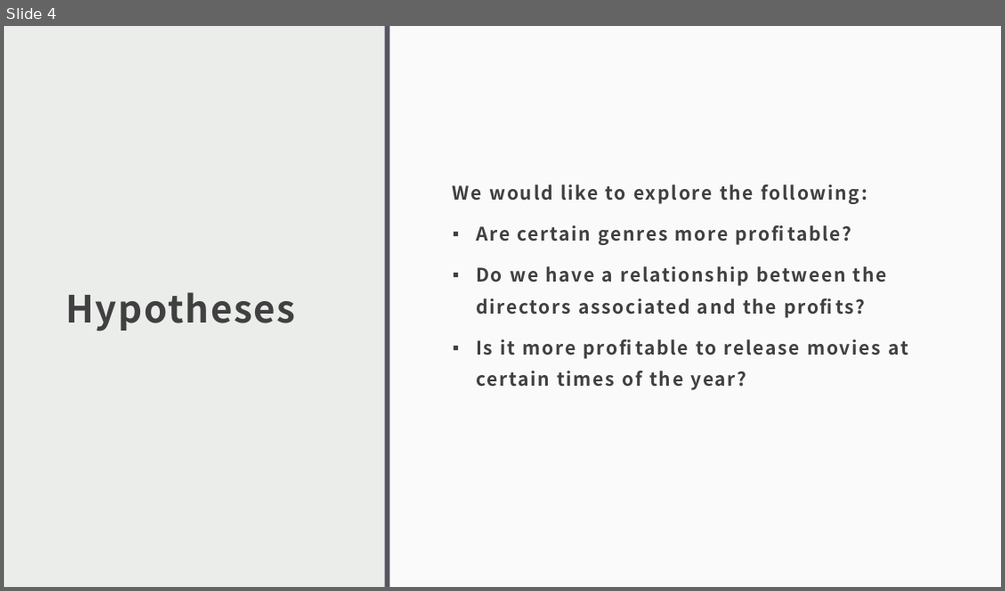
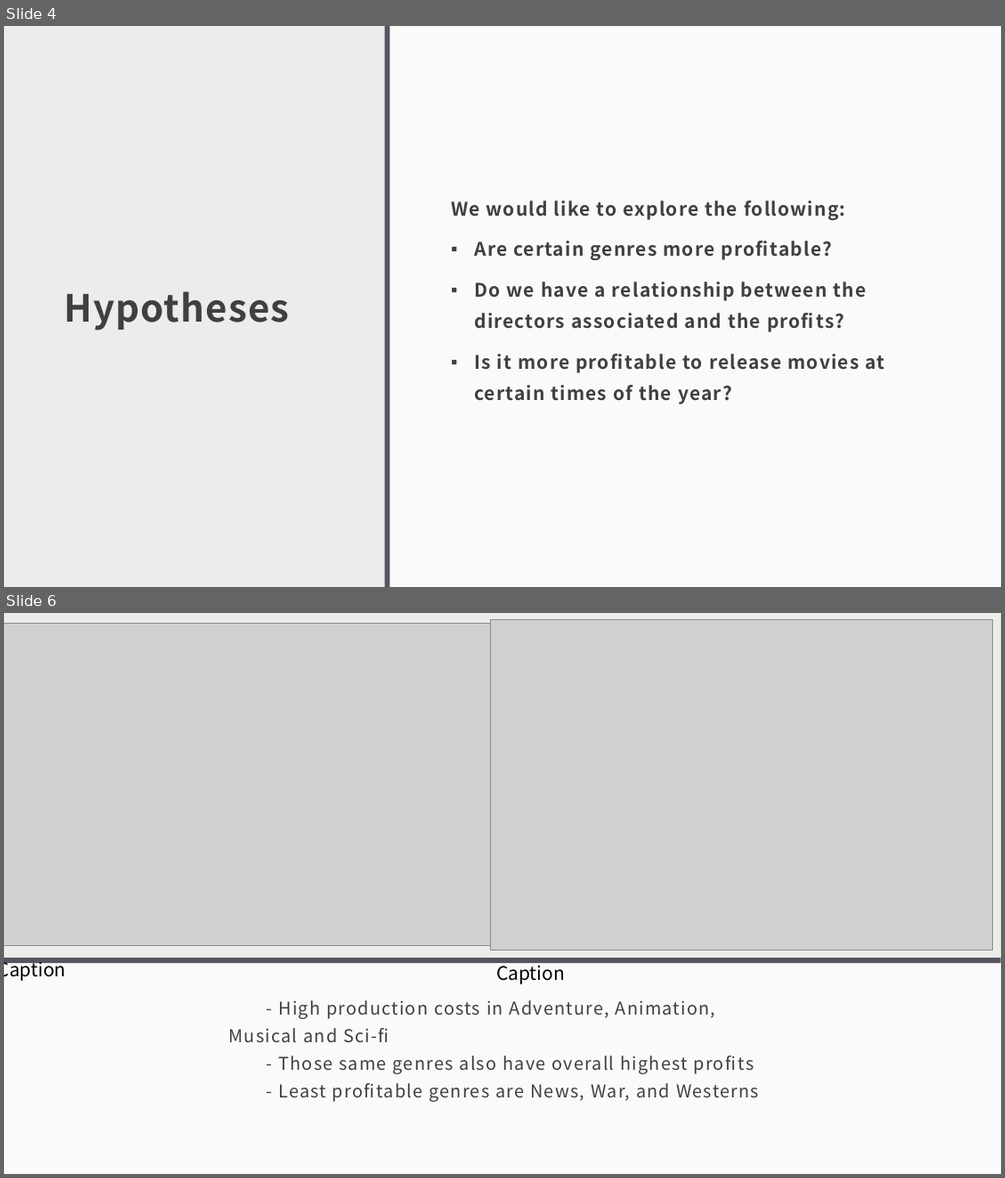
Before and after one commit to Wonuabimbola/analysis-of-the-film-industry, a slide deck: analysis_of_film_industry.pptx. Shown one above the other, each under a label of ours: slide 4 before the commit, slides 4 and 6 after it; the slides between them are not shown. The pictures are 1005x591 and 1005x1178 pixels, drawn with LibreOffice and Linux fonts; fonts in the diff are those of the drawing; grey boxes stand for pictures. Boxes give left, top, right and bottom in pixels: in the first picture for what was removed or moved away, otherwise in the second. Text is boxed around its words. In the diff, an @@ line names an element or a change of style, - is before the commit and + after.

```diff
--- a/analysis_of_film_industry.pptx
+++ b/analysis_of_film_industry.pptx
@@ slide 6 added at (x1=4, y1=613, x2=1001, y2=1174), background #EBEDEB @@
@@ picture added at (x1=4, y1=624, x2=503, y2=946) @@
@@ picture added at (x1=490, y1=619, x2=992, y2=949) @@
@@ rectangle added at (x1=4, y1=957, x2=1001, y2=1174), fill #FFFFFF at 75% opacity @@
@@ rectangle added at (x1=4, y1=957, x2=1001, y2=963), fill #595460 @@
@@ text added at (x1=4, y1=957, x2=66, y2=981), 18 pt, text #000000 @@
+Caption
@@ text added at (x1=496, y1=962, x2=565, y2=984), 18 pt, text #000000 @@
+Caption
@@ text added at (x1=229, y1=1000, x2=759, y2=1102), 17 pt, text #404040 @@
+  - High production costs in Adventure, Animation, Musical and Sci-fi
+  - Those same genres also have overall highest profits
+  - Least profitable genres are News, War, and Westerns
@@ slide 4 changed as well @@
@@ title "Hypotheses" at (x1=64, y1=291, x2=289, y2=330): letter spacing 1.5 to 1 pt @@
@@ text "We would like to explore ..." at (x1=451, y1=200, x2=885, y2=404): letter spacing 1.5 to 1 pt @@
```
Also in this commit, not shown: 5 other slides changed, 3 other slides added, 1 other file.
